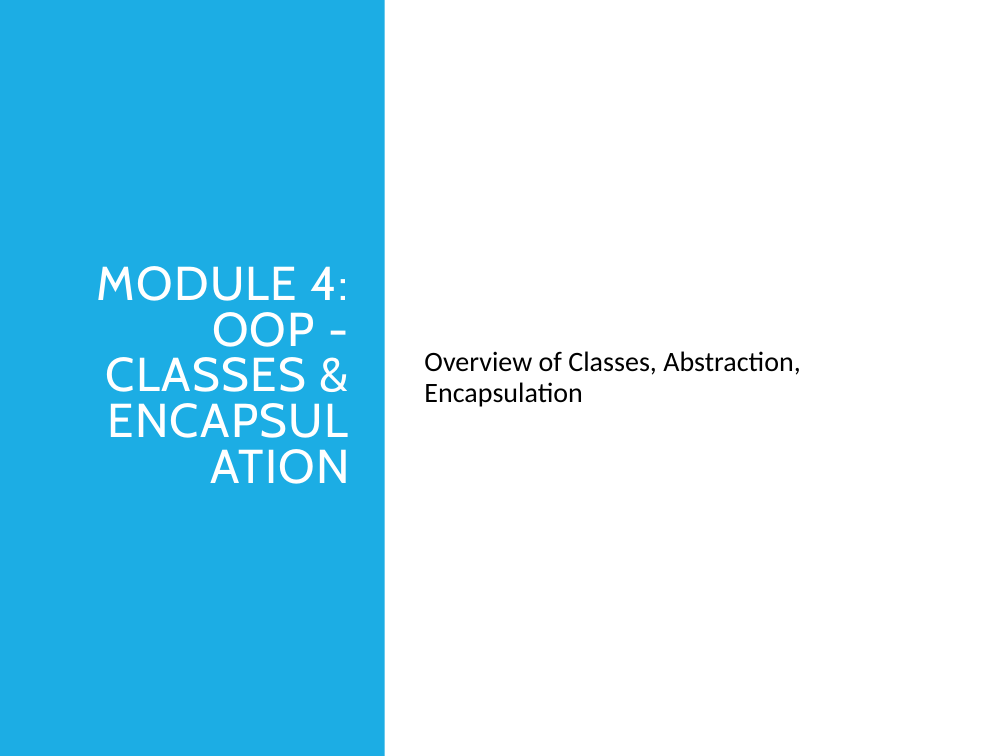
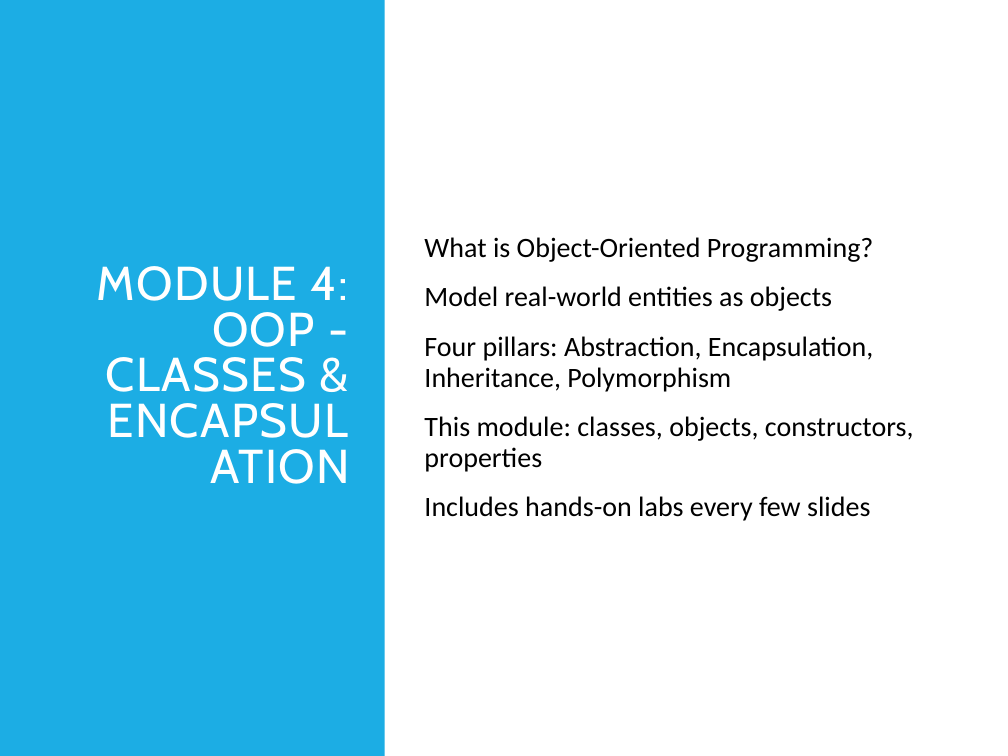
Before and after one commit to vikash-verma-profile/dotnet-epsilon-2026-May, a slide deck: slide 1 of Day-2/OOP_CSharp.pptx. Drawn at 1008x756 pixels with LibreOffice and Linux fonts; fonts in the diff are those of the drawing. Boxes give left, top, right and bottom in pixels: in the first picture for what was removed or moved away, otherwise in the second. Text is boxed around its words. In the diff, an @@ line names an element or a change of style, - is before the commit and + after.

```diff
--- a/Day-2/OOP_CSharp.pptx
+++ b/Day-2/OOP_CSharp.pptx
@@ text at bbox=[424, 237, 914, 521]: text changed @@
-  Overview of Classes, Abstraction, Encapsulation
+  What is Object-Oriented Programming?
+  Model real-world entities as objects
+  Four pillars: Abstraction, Encapsulation, Inheritance, Polymorphism
+  This module: classes, objects, constructors, properties
+  Includes hands-on labs every few slides
```
Also in this commit, not shown: 19 other slides changed, 13 slides added, 1 slide removed, 9 other files.
